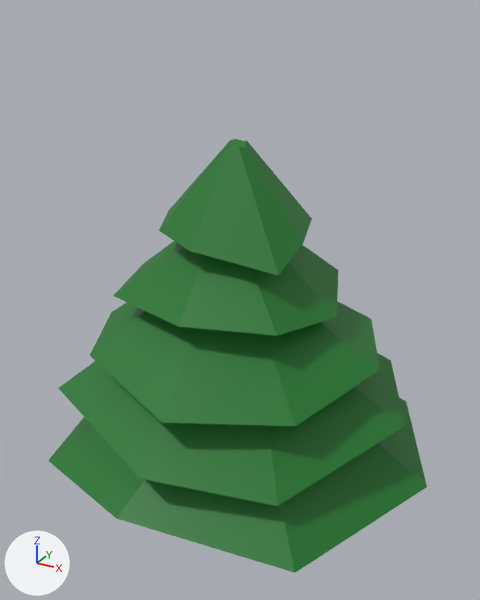
The glTF model garden/static/models/smreka.glb: old version first, new version second.
Both versions are drawn from a 50 mm camera at (6.06, -11.08, 8.71) aimed at (-0.06, 0.05, 3.15). The axes (+X, +Y, +Z) are drawn at lower left. The lights are the same throughout. The picture after the commit comes second. Where no turn or scale is listed for an object, it has been applied to the vertices. Vertices at exactly the same position are counted once.

The older version as bpy lines, for what is in view:
```python
me_cylinder = bpy.data.meshes.new('Cylinder')
me_cylinder.from_pydata(...)  # 120 vertices, 236 faces; spans x -4.05..4.15, y -3.82..4.11, z -1.93..6.44
# faces by material slot: [166, 70]
me_cylinder.materials.append(mat_material_001)  # dark green #1e772c
me_cylinder.materials.append(mat_material_002)  # brown #895129
ob_cylinder = bpy.data.objects.new('Cylinder', me_cylinder)
ob_cylinder.location = (0.0, 0.0, 0.0)
```
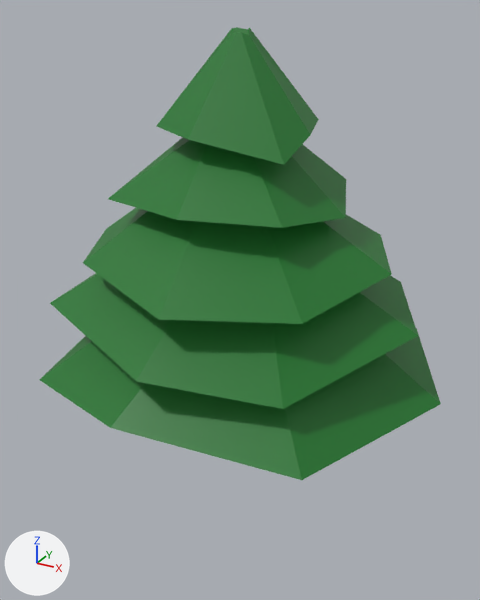
The change, as JSON lines over the scene's bpy script:
```json
{"block": "me_cylinder", "where": "# used by ob_cylinder; location = (0.0, 0.0, 0.0)"}
{"op": "remove", "block": "me_cylinder", "code": "me_cylinder.from_pydata(...)  # 120 vertices, 236 faces; spans x -4.05..4.15, y -3.82..4.11, z -1.93..6.44"}
{"op": "add", "block": "me_cylinder", "code": "me_cylinder.from_pydata(...)  # 120 vertices, 236 faces; spans x -4.02..4.19, y -3.79..4.14, z 0.0..8.4"}
{"block": "me_cylinder", "change": "me_cylinder part 1: all 112 vertices in x -4.05..4.15, y -3.82..4.11, z -1.5..6.44 are moved by (0.04, 0.03, 1.96)"}
{"block": "me_cylinder", "change": "other edits to the shape of me_cylinder do not show in these pictures"}
```

What differs and where, as boxes [x1, y1, x2, y2] in the pictures (480 x 600 px):
```json
{"object": "Cylinder", "change": "reshaped", "before": [48, 139, 427, 573], "after": [39, 27, 441, 480], "on screen": "6% wider"}
```
